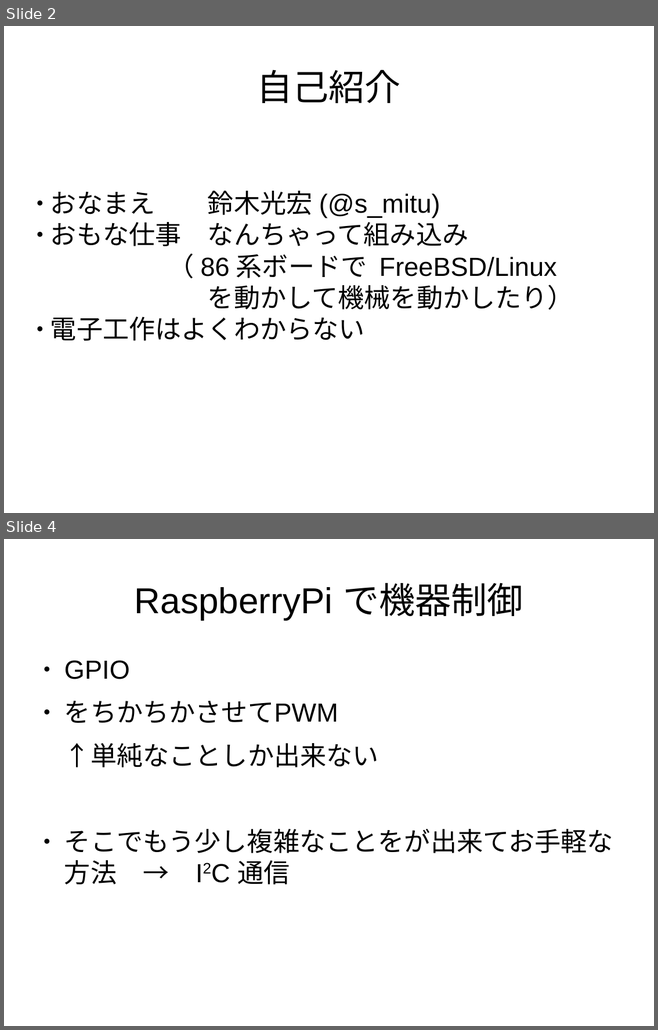
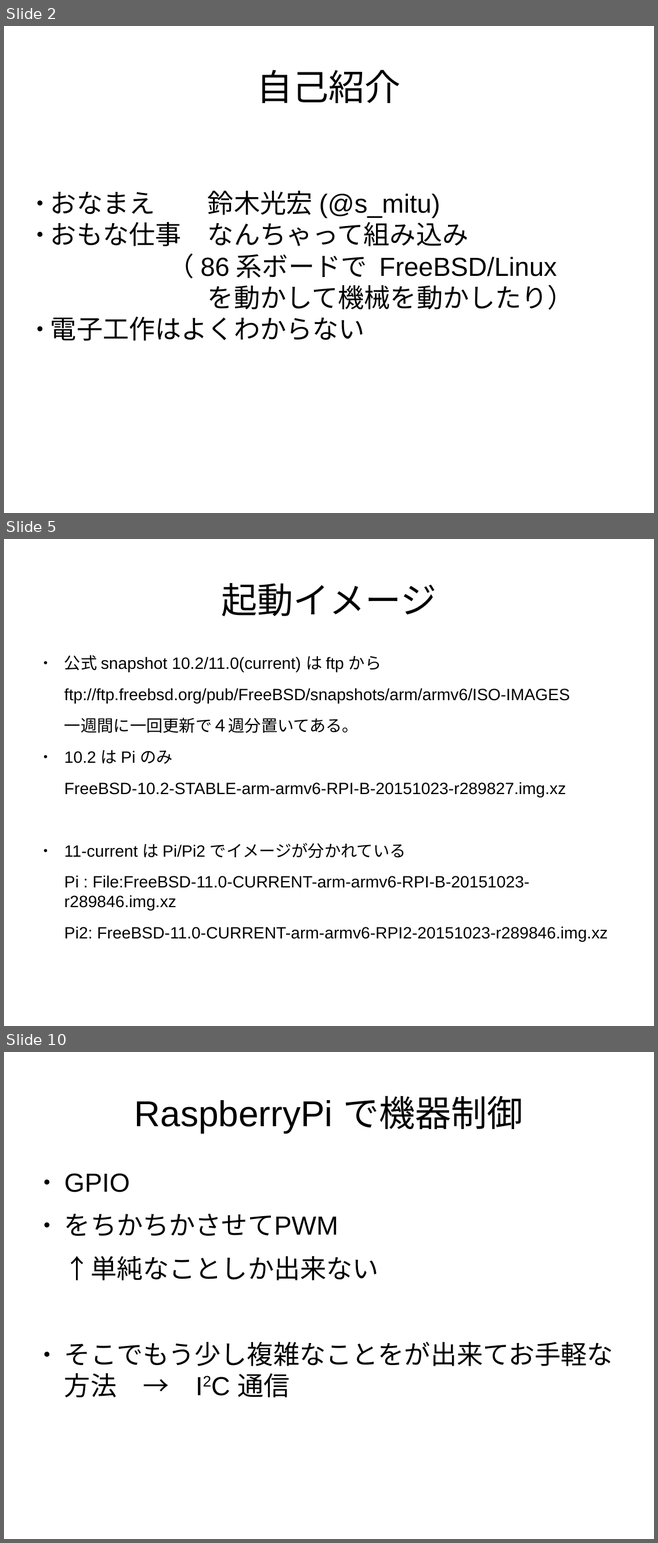
Before and after one commit to s-mitu/RaspberryPi, a slide deck: FreeBSD/Documents/RaspberryPi-20151030.odp. Shown one above the other, each under a label of ours: slides 2 and 4 before the commit, slides 2, 5 and 10 after it; the slides between them are not shown. The pictures are 658x1030 and 658x1543 pixels, drawn with LibreOffice and Linux fonts; fonts in the diff are those of the drawing. Boxes give left, top, right and bottom in pixels: in the first picture for what was removed or moved away, otherwise in the second. Text is boxed around its words. In the diff, an @@ line names an element or a change of style, - is before the commit and + after.

```diff
--- a/FreeBSD/Documents/RaspberryPi-20151030.odp
+++ b/FreeBSD/Documents/RaspberryPi-20151030.odp
@@ slide 5 added at [4, 539, 654, 1026], background #FFFFFF @@
@@ title added at [221, 583, 436, 617], 44 pt, text #000000 @@
+起動イメージ
@@ text added at [64, 655, 607, 942], 20 pt, text #000000 @@
+● 公式 snapshot 10.2/11.0(current) は ftp から
+ftp://ftp.freebsd.org/pub/FreeBSD/snapshots/arm/armv6/ISO-IMAGES
+一週間に一回更新で４週分置いてある。
+● 10.2 は Pi のみ
+FreeBSD-10.2-STABLE-arm-armv6-RPI-B-20151023-r289827.img.xz
+● 11-current は Pi/Pi2 でイメージが分かれている
+Pi : File:FreeBSD-11.0-CURRENT-arm-armv6-RPI-B-20151023-r289846.img.xz
+Pi2: FreeBSD-11.0-CURRENT-arm-armv6-RPI2-20151023-r289846.img.xz
@@ what was slide 4 is now slide 10 @@
```
Also in this commit, not shown: 2 slides changed, 4 other slides added.
